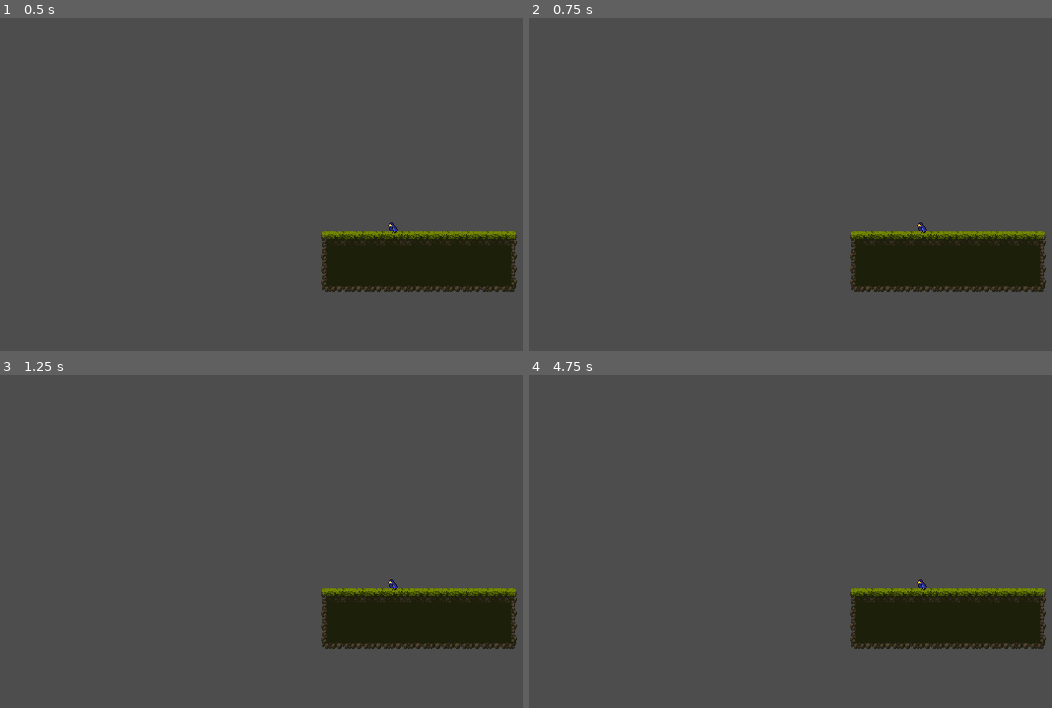
Above: before the commit, frames 1-4 (two rows, left to right).
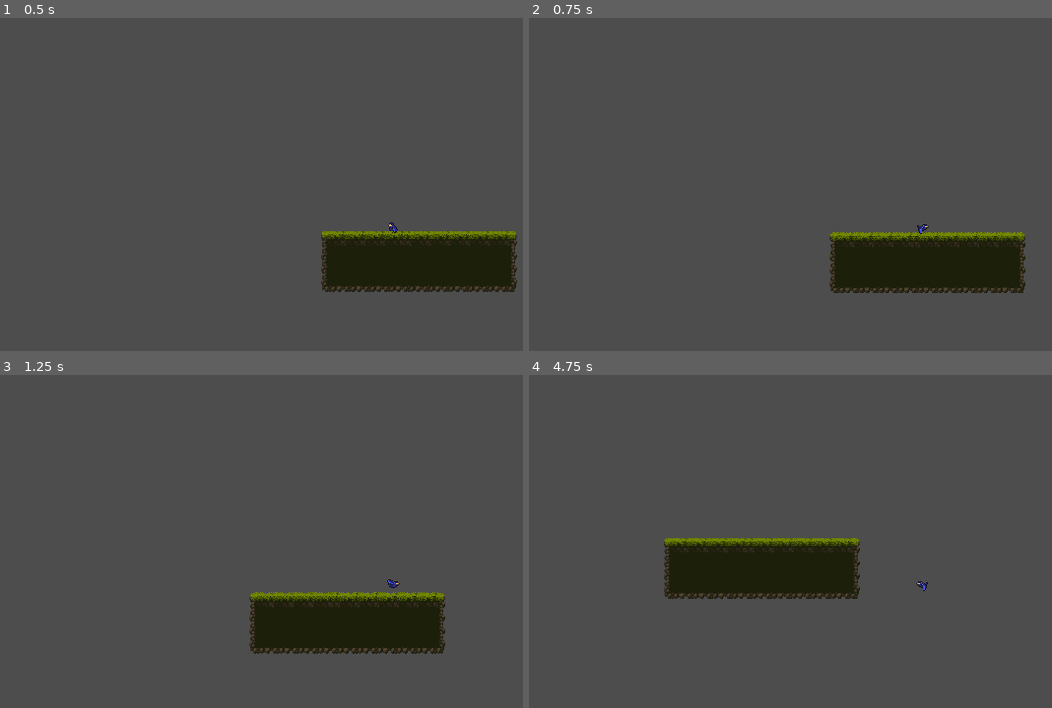
Above: after the commit, the same moments.

Repository: SikK19/AwayGame
Game: Godot game, scene res://Level/test_level.tscn
Same seed, same stepped clock (60 frames per second), same inputs: the game is played once before the commit and once after it.
Inputs (mouse positions are in pixels of both pictures, inside the frame that each line leads up to):
- Up to frame 1 (0.5 s): no input
- Up to frame 2 (0.75 s): tap Enter at 0.5 s; move the mouse to (outside the picture) at 0.52 s; press the mouse at (outside the picture) at 0.53 s; hold D (right) from 0.53 s (still down); tap E (interact) at 0.6 s
- Up to frame 3 (1.25 s): keep holding D (right); tap W (jump) at 0.77 s
- Up to frame 4 (4.75 s): move the mouse to (764, 618) at 1.27 s; release the mouse at (764, 618) at 1.28 s; click (764, 618) at 1.35 s; tap W (jump) at 1.52, 3.02, 3.77, 4.52 s; tap E (interact) at 1.55, 3.05, 3.6, 4.55 s; tap Space (throw) at 2, 4.35 s; move the mouse to (999, 498) at 2.02 s; release D (right) at 2.03 s; press the mouse at (999, 498) at 2.03 s; hold A (left) 2.03-2.78 s; tap F (ask_bird_to_fly) at 2.1 s; move the mouse to (884, 684) at 2.77 s; release the mouse at (884, 684) at 2.78 s; hold D (right) 2.78-4.28 s; tap B (ask_bird_to_land) at 2.85 s; tap Enter at 3.5 s; move the mouse to (outside the picture) at 3.52 s; press the mouse at (outside the picture) at 3.53 s; move the mouse to (685, 528) at 4.27 s; release the mouse at (685, 528) at 4.28 s; hold A (left) from 4.28 s (still down)

Frame 1 is identical in both runs. In frame 2, 2.3% of the frame differs, in the area x 57-99%, y 61-83%; in frame 3, 6.3%; in frame 4, 13%, in the area x 25-99%, y 48-83%.

Commit message:
minor fixes for testing

Diff:
--- a/Characters/Bird/bird.gd
+++ b/Characters/Bird/bird.gd
@@ -19,7 +19,6 @@
 	if is_on_character == true:
 		position.x = human.position.x
 		position.y = human.position.y - 60
-
 
 	if is_on_floor() && not Input.is_action_pressed("fly_to_cursor"):
 		sprite_standing.visible = true
@@ -48,6 +47,9 @@
 	if Input.is_action_just_released("fly_to_cursor"):
 		velocity.x = 0
 
+	if Input.is_action_just_released("interact") && $interactrange.has_overlapping_areas():
+		$interactrange.get_overlapping_areas()[0].interact(self)
+
 	move_and_slide()
 
 func land_on_character():
--- a/Characters/Bird/bird.tscn
+++ b/Characters/Bird/bird.tscn
@@ -2155,6 +2155,8 @@
 [sub_resource type="RectangleShape2D" id="RectangleShape2D_24e78"]
 size = Vector2(400, 400)
 
+[sub_resource type="RectangleShape2D" id="RectangleShape2D_d7p08"]
+
 [node name="Bird" type="CharacterBody2D"]
 collision_layer = 0
 script = ExtResource("1_dipqb")
@@ -2185,3 +2187,10 @@
 
 [node name="CollisionShape2D" type="CollisionShape2D" parent="bird_close_to_human"]
 shape = SubResource("RectangleShape2D_24e78")
+
+[node name="interactrange" type="Area2D" parent="."]
+collision_layer = 0
+collision_mask = 16
+
+[node name="CollisionShape2D" type="CollisionShape2D" parent="interactrange"]
+shape = SubResource("RectangleShape2D_d7p08")
--- a/Level/character_test_enviroment.tscn
+++ b/Level/character_test_enviroment.tscn
@@ -15,8 +15,6 @@
 
 [node name="interactable" parent="." instance=ExtResource("1_qq5yx")]
 position = Vector2(902, 557)
-activated_texture = ExtResource("2_rs2rm")
-unactivated_texture = ExtResource("2_rs2rm")
 
 [node name="hatch" parent="." instance=ExtResource("6_kum8n")]
 position = Vector2(620, 403)
@@ -45,7 +43,7 @@
 position = Vector2(800, 223)
 scale = Vector2(0.5, 0.5)
 SPEED = 400.0
-
+human = NodePath("../human character")
 
 [node name="window" parent="." instance=ExtResource("7_tyeqv")]
 position = Vector2(1641, 481)
--- a/Objects/window.tscn
+++ b/Objects/window.tscn
@@ -26,7 +26,6 @@
 modulate = Color(0.298039, 1, 1, 1)
 position = Vector2(-5, -29.5)
 scale = Vector2(0.296875, 1.50781)
-texture = ExtResource("1_6jxe2")
 
 [node name="StaticBody2D" type="StaticBody2D" parent="."]
 collision_mask = 0
--- a/project.godot
+++ b/project.godot
@@ -57,6 +57,11 @@
 "events": [Object(InputEventKey,"resource_local_to_scene":false,"resource_name":"","device":-1,"window_id":0,"alt_pressed":false,"shift_pressed":false,"ctrl_pressed":false,"meta_pressed":false,"pressed":false,"keycode":0,"physical_keycode":70,"key_label":0,"unicode":102,"echo":false,"script":null)
 ]
 }
+fly_to_cursor={
+"deadzone": 0.5,
+"events": [Object(InputEventMouseButton,"resource_local_to_scene":false,"resource_name":"","device":-1,"window_id":0,"alt_pressed":false,"shift_pressed":false,"ctrl_pressed":false,"meta_pressed":false,"button_mask":1,"position":Vector2(260, 18),"global_position":Vector2(268, 98),"factor":1.0,"button_index":1,"canceled":false,"pressed":true,"double_click":false,"script":null)
+]
+}
 
 [layer_names]
 
Not shown: 1 places in Characters/Bird/bird.tscn that only renumber resources
Not shown: 1 places in Characters/Human Character/human_character.tscn that only renumber resources
Not shown: 2 places in Level/character_test_enviroment.tscn that only renumber resources
Not shown: 1 places in Objects/window.tscn that only renumber resources
Not shown, changed: icon.svg.import
